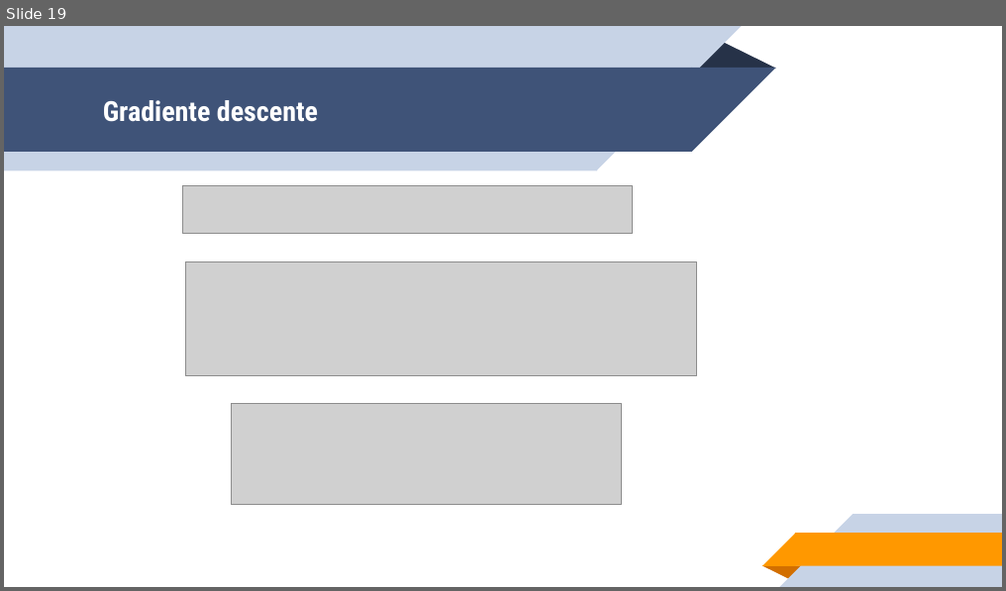
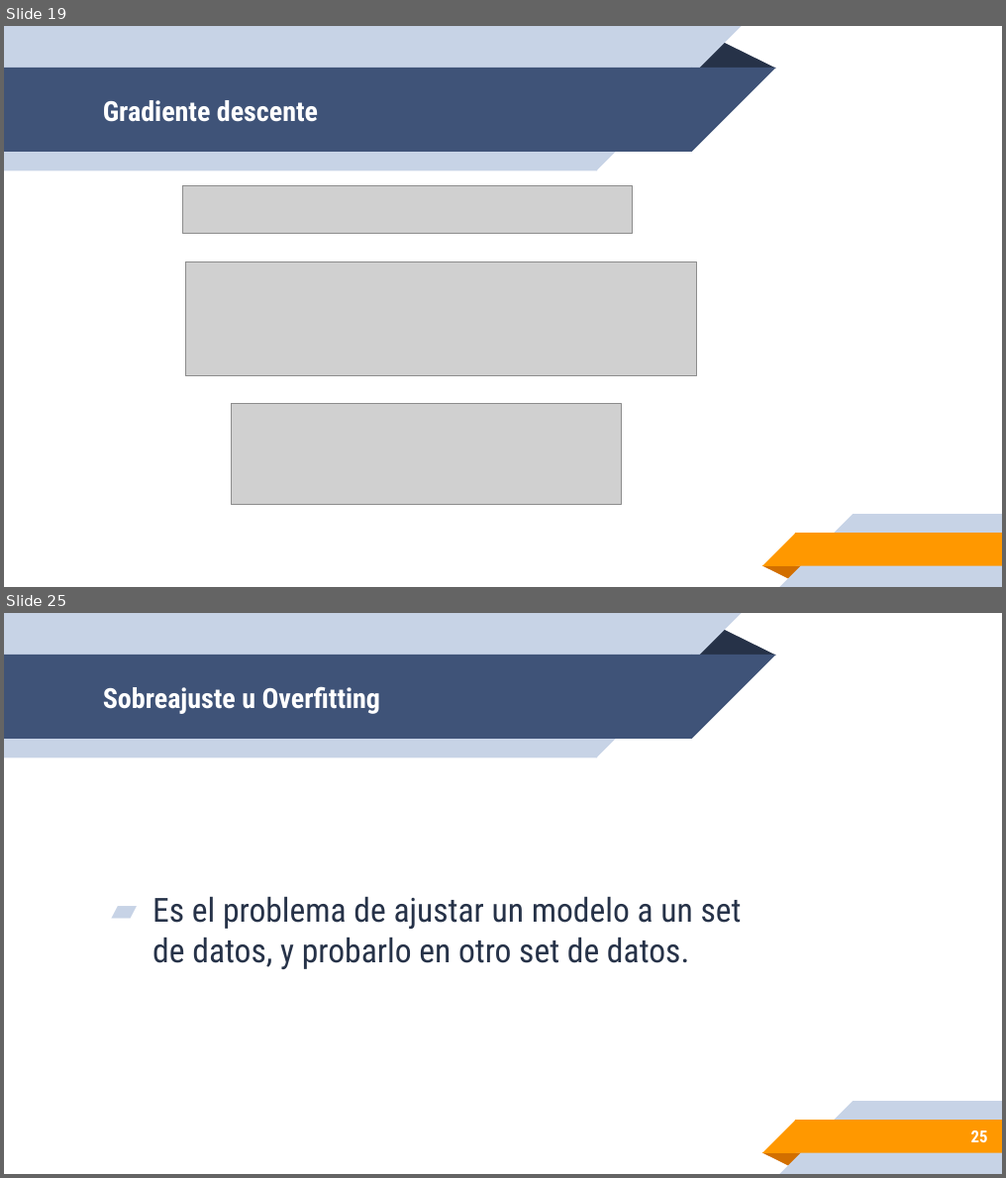
Before and after one commit to leonpalafox/aiclase, a slide deck: Slides/UPAI2019_15.pptx. Shown one above the other, each under a label of ours: slide 19 before the commit, slides 19 and 25 after it; the slides between them are not shown. The pictures are 1006x591 and 1006x1178 pixels, drawn with LibreOffice and Linux fonts; fonts in the diff are those of the drawing; grey boxes stand for pictures; background and template pictures are left out. Boxes give left, top, right and bottom in pixels: in the first picture for what was removed or moved away, otherwise in the second. Text is boxed around its words. In the diff, an @@ line names an element or a change of style, - is before the commit and + after.

```diff
--- a/Slides/UPAI2019_15.pptx
+++ b/Slides/UPAI2019_15.pptx
@@ slide 25 added at <box>4,613,1002,1174</box>, background #FFFFFF; not listed: 10 template elements that a slide beside it also shows @@
@@ title added at <box>103,686,381,714</box>, 20 pt, text #FFFFFF, bold @@
+Sobreajuste u Overfitting
@@ text added at <box>152,896,742,969</box>, 24 pt, text #263248 @@
+▰ Es el problema de ajustar un modelo a un set de datos, y probarlo en otro set de datos.
@@ page number added at <box>971,1131,988,1143</box>, 12 pt, text #FFFFFF, bold @@
+25
```
Also in this commit, not shown: 14 other slides added, 1 slide removed.
